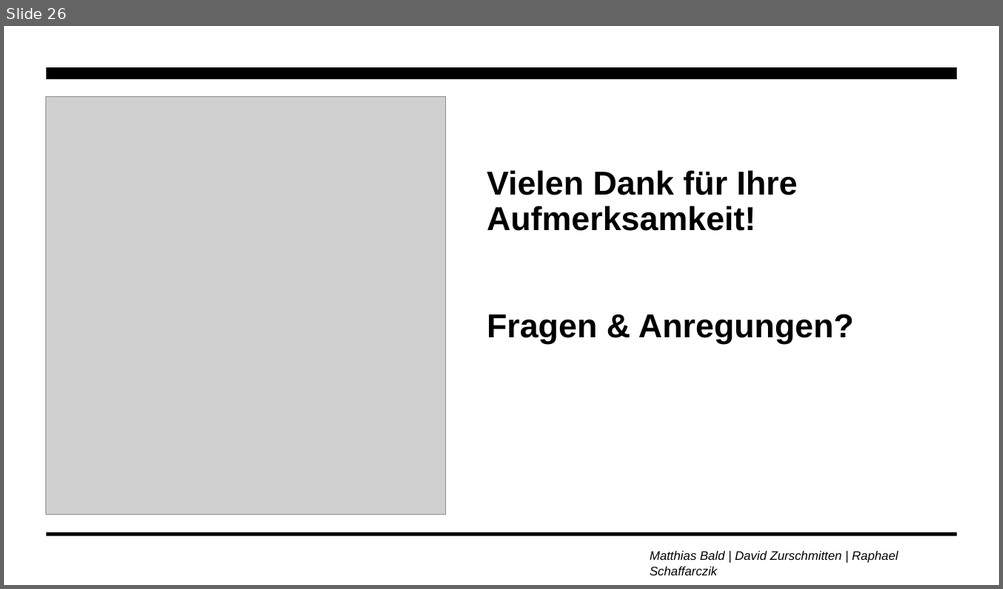
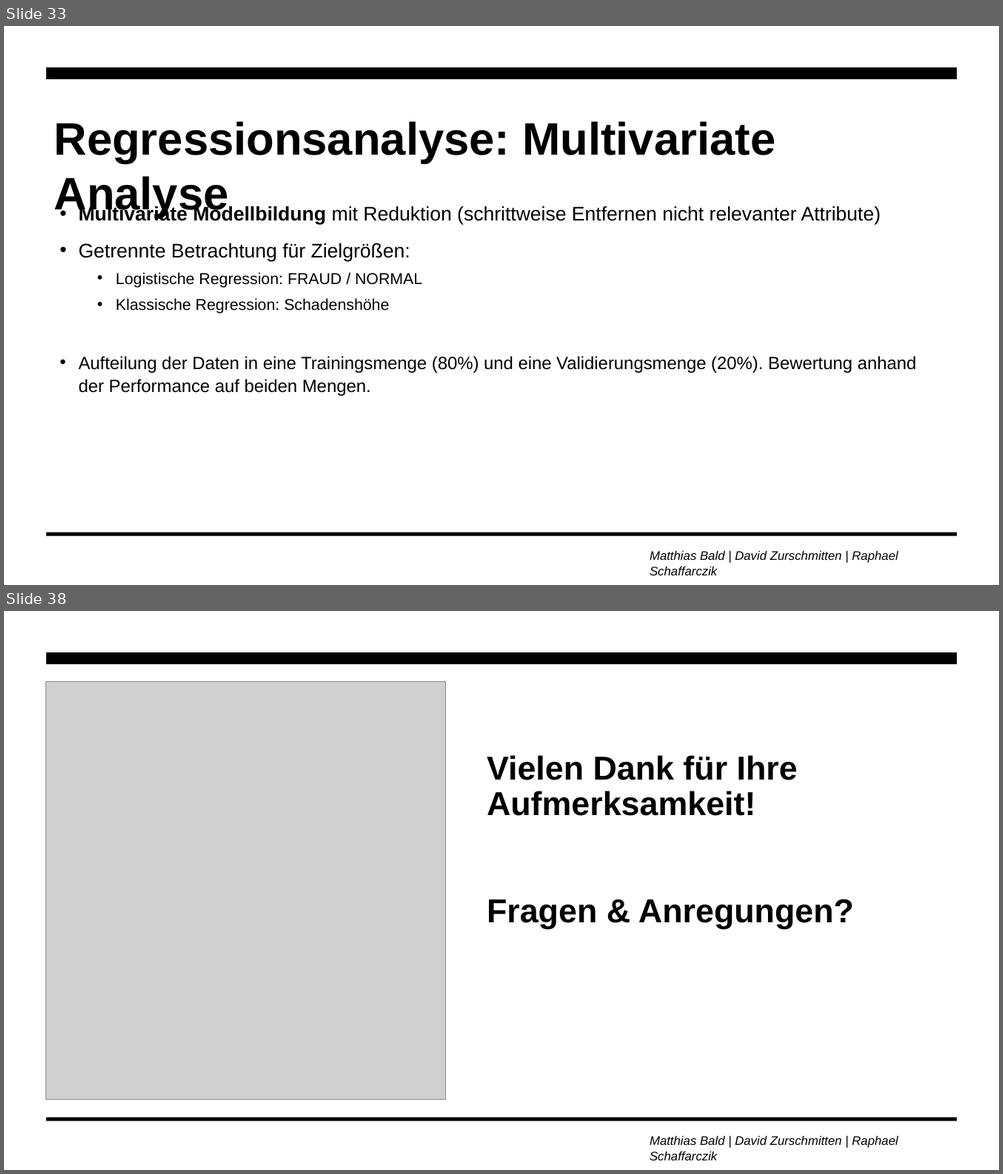
Before and after one commit to zurdavid/projektpraktikum-datascience, a slide deck: präsentationen/Meilenstein2_Praesentation_Raphael.pptx. Shown one above the other, each under a label of ours: slide 26 before the commit, slides 33 and 38 after it; the slides between them are not shown. The pictures are 1003x589 and 1003x1174 pixels, drawn with LibreOffice and Linux fonts; fonts in the diff are those of the drawing; grey boxes stand for pictures; background and template pictures are left out. Boxes give left, top, right and bottom in pixels: in the first picture for what was removed or moved away, otherwise in the second. Text is boxed around its words. In the diff, an @@ line names an element or a change of style, - is before the commit and + after.

```diff
--- a/präsentationen/Meilenstein2_Praesentation_Raphael.pptx
+++ b/präsentationen/Meilenstein2_Praesentation_Raphael.pptx
@@ slide 33 added at <box>4,26,999,585</box>, background #FFFFFF; not listed: 3 template elements that a slide beside it also shows @@
@@ title added at <box>54,121,775,218</box>, 44 pt, text #000000, bold @@
+Regressionsanalyse: Multivariate Analyse
@@ text added at <box>79,206,916,396</box>, 19 pt, text #000000 @@
+• Multivariate Modellbildung mit Reduktion (schrittweise Entfernen nicht relevanter Attribute)
+• Getrennte Betrachtung für Zielgrößen:
+  • Logistische Regression: FRAUD / NORMAL
+  • Klassische Regression: Schadenshöhe
+• Aufteilung der Daten in eine Trainingsmenge (80%) und eine Validierungsmenge (20%). Bewertung anhand der Performance auf beiden Mengen.
@@ what was slide 26 is now slide 38 @@
```
Also in this commit, not shown: 4 slides changed, 26 other slides added, 15 slides removed, 1 other file.
